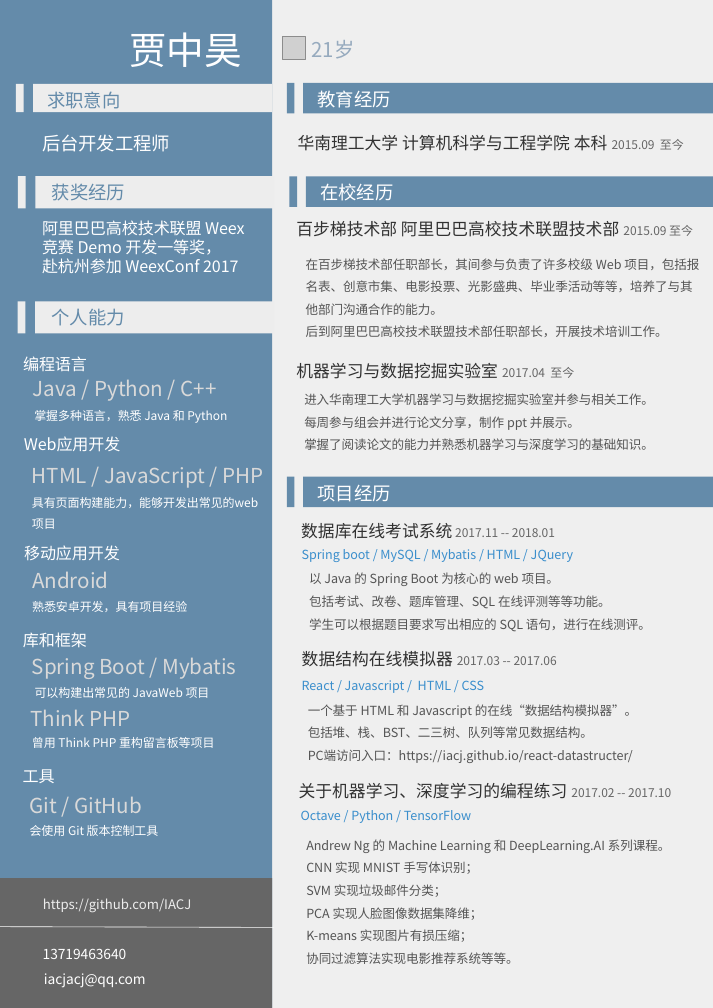
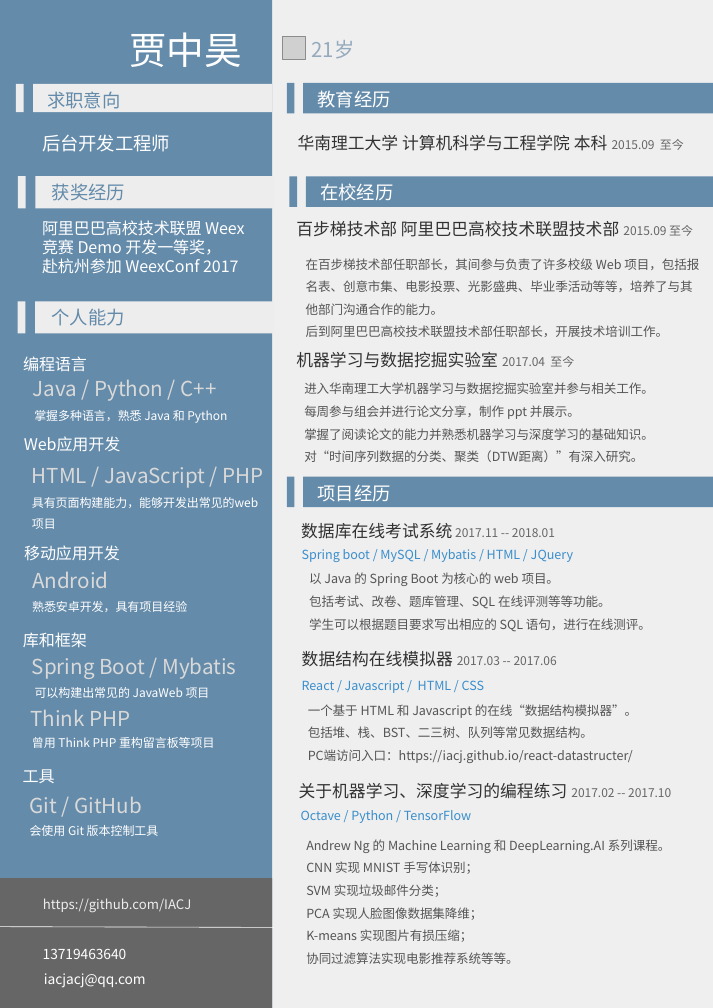
Before and after one commit to IACJ/IACJ, a slide deck: slide 1 of ppt/贾中昊_后台开发_简历.pptx. Drawn at 713x1008 pixels with LibreOffice and Linux fonts; fonts in the diff are those of the drawing; grey boxes stand for pictures; background and template pictures are left out. Boxes give left, top, right and bottom in pixels: in the first picture for what was removed or moved away, otherwise in the second. Text is boxed around its words. In the diff, an @@ line names an element or a change of style, - is before the commit and + after.

```diff
--- a/ppt/贾中昊_后台开发_简历.pptx
+++ b/ppt/贾中昊_后台开发_简历.pptx
@@ text "机器学习与数据挖掘实验室 2017.04 至今": place and size @@
-text "机器学习与数据挖掘实验室 2017.04 至今" at bbox=[296, 363, 574, 379]
+text "机器学习与数据挖掘实验室 2017.04 至今" at bbox=[296, 352, 574, 368]
@@ text "进入华南理工大学机器学习与数据挖掘实验室并参与相关工作。": place and size @@
-text "进入华南理工大学机器学习与数据挖掘实验室并参与相关工作。" at bbox=[304, 393, 654, 450]
+text "进入华南理工大学机器学习与数据挖掘实验室并参与相关工作。" at bbox=[304, 382, 654, 462]
@@ text at bbox=[304, 450, 643, 462]: paragraph added @@
+对“时间序列数据的分类、聚类（DTW距离）”有深入研究。
```
Also in this commit, not shown: 5 other files.
